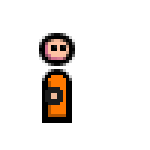
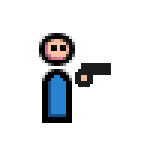
Two versions of the same layered image (150×150). Layer-by-layer changes:
renamed "Civilian Actor" to "Civilian Actor Side", hid the group it (19 layers) over (45, 75, 66, 117)
hid "Orange" (2nd of 2, in "Civilian Actor Side" › "Body" › "Clothes") over (48, 75, 66, 117)
hid "Black" (2nd of 2, in "Civilian Actor Side" › "Body" › "Clothes") over (48, 75, 66, 117)
showed group "Base Actor" (18 layers) over (45, 63, 111, 117)
showed "Clothes Lighing" (4th of 4, in "Base Actor" › "Body") over (48, 81, 66, 117)
